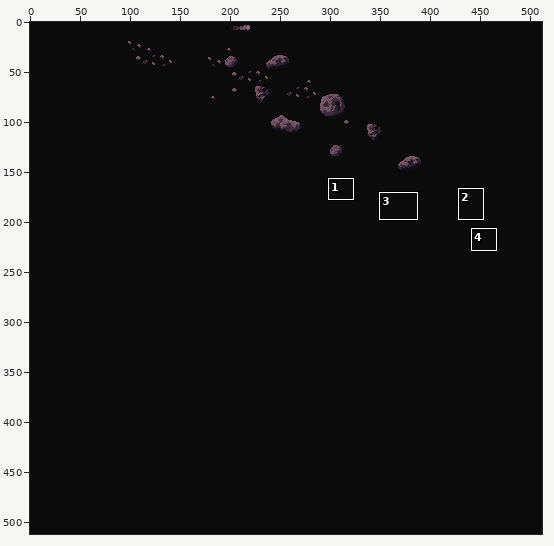
Two versions of one pixel-art file, games/Phaser-Snake-Game/public/assets/sprites/background02_2.aseprite. The picture above shows the old version from afar; the outline marks the close-up.
Close-up. First the earlier version:
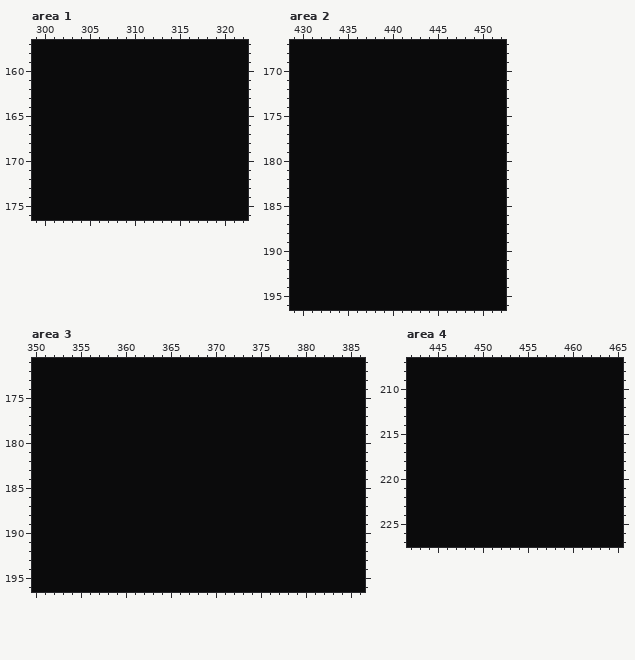
512x512 pixels, 1 frame. Shown: area 1: x 299..322, y 157..176; area 2: x 429..452, y 167..196; area 3: x 350..386, y 171..196; area 4: x 442..465, y 207..227. The commit also changed other parts of the picture, which this record leaves out.
The result:
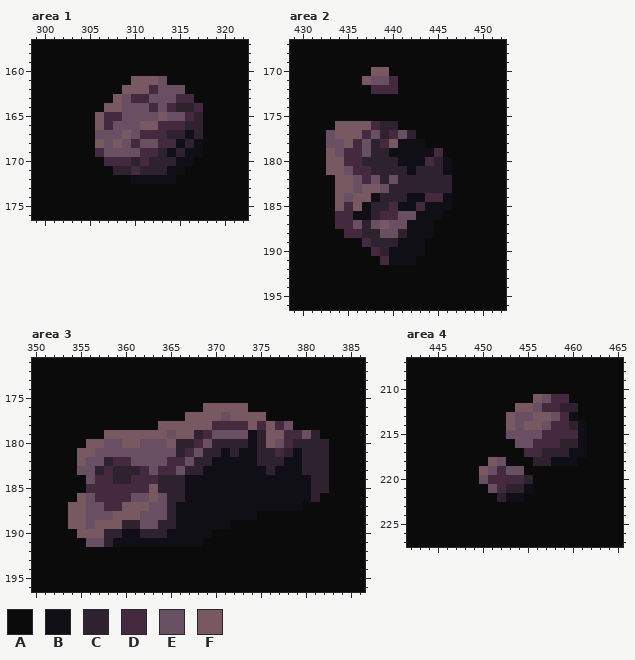
Palette (. is transparent): A #0b0b0c  B #100f15  C #2e222f  D #45293f  E #694f62  F #785962
Change:
--- area 1, layer "asteroids"
@@ x 304..319 @@
 160 AAAAAAAAAAAAAAAA
-161 AAAAAAAAAAAAAAAA
-162 AAAAAAAAAAAAAAAA
-163 AAAAAAAAAAAAAAAA
-164 AAAAAAAAAAAAAAAA
-165 AAAAAAAAAAAAAAAA
-166 AAAAAAAAAAAAAAAA
-167 AAAAAAAAAAAAAAAA
-168 AAAAAAAAAAAAAAAA
-169 AAAAAAAAAAAAAAAA
-170 AAAAAAAAAAAAAAAA
-171 AAAAAAAAAAAAAAAA
-172 AAAAAAAAAAAAAAAA
+161 AAAAAAFFFEAAAAAA
+162 AAAAAFFFDEEEAAAA
+163 AAAAFEDDEEEDDAAA
+164 AAAFFEEEDEDCCDAA
+165 AAFDDEEEEFEEDCAA
+166 AAFDEEEFFDDDCCAA
+167 AAEEEFEDDDCCBCAA
+168 AAFEFEDEEDDBCBAA
+169 AADEEEEDDCBCBBAA
+170 AAADDDCDCCCBBAAA
+171 AAAACCDCCCBBAAAA
+172 AAAAAABBBBBAAAAA
 173 AAAAAAAAAAAAAAAA
--- area 2, layer "asteroids"
@@ x 435..442 @@
 169 AAAAAAAA
-170 AAAAAAAA
-171 AAAAAAAA
-172 AAAAAAAA
+170 AAAFFAAA
+171 AAFEEDAA
+172 AAADDDAA
 173 AAAAAAAA
@@ x 429..452 @@
 175 AAAAAAAAAAAAAAAAAAAAAAAA
-176 AAAAAAAAAAAAAAAAAAAAAAAA
-177 AAAAAAAAAAAAAAAAAAAAAAAA
-178 AAAAAAAAAAAAAAAAAAAAAAAA
-179 AAAAAAAAAAAAAAAAAAAAAAAA
-180 AAAAAAAAAAAAAAAAAAAAAAAA
-181 AAAAAAAAAAAAAAAAAAAAAAAA
-182 AAAAAAAAAAAAAAAAAAAAAAAA
-183 AAAAAAAAAAAAAAAAAAAAAAAA
-184 AAAAAAAAAAAAAAAAAAAAAAAA
-185 AAAAAAAAAAAAAAAAAAAAAAAA
-186 AAAAAAAAAAAAAAAAAAAAAAAA
-187 AAAAAAAAAAAAAAAAAAAAAAAA
-188 AAAAAAAAAAAAAAAAAAAAAAAA
-189 AAAAAAAAAAAAAAAAAAAAAAAA
-190 AAAAAAAAAAAAAAAAAAAAAAAA
-191 AAAAAAAAAAAAAAAAAAAAAAAA
+176 AAAAAFFFFDCCAAAAAAAAAAAA
+177 AAAAEFFFDECDECAAAAAAAAAA
+178 AAAAEEFDECDFBBBAAAAAAAAA
+179 AAAAFEDDECCBBBBBDAAAAAAA
+180 AAAAFFDDCCCCBBBDCBAAAAAA
+181 AAAAFFEDDCCCCBCCCBAAAAAA
+182 AAAAAFFEDECECCCCCCAAAAAA
+183 AAAAAFFEFFECCCCCCCAAAAAA
+184 AAAAAFEFFBCCCBBDDBAAAAAA
+185 AAAAAFDFBCCDBBDBBBAAAAAA
+186 AAAAADDBBCDDEEBBBAAAAAAA
+187 AAAAADDECEFEEBBBAAAAAAAA
+188 AAAAAADDCCEECBBBAAAAAAAA
+189 AAAAAAAADCCCBBBAAAAAAAAA
+190 AAAAAAAAADCBBBBAAAAAAAAA
+191 AAAAAAAAAADBBBAAAAAAAAAA
 192 AAAAAAAAAAAAAAAAAAAAAAAA
--- area 3, layer "asteroids"
@@ x 350..386 @@
 175 AAAAAAAAAAAAAAAAAAAAAAAAAAAAAAAAAAAAA
-176 AAAAAAAAAAAAAAAAAAAAAAAAAAAAAAAAAAAAA
-177 AAAAAAAAAAAAAAAAAAAAAAAAAAAAAAAAAAAAA
-178 AAAAAAAAAAAAAAAAAAAAAAAAAAAAAAAAAAAAA
-179 AAAAAAAAAAAAAAAAAAAAAAAAAAAAAAAAAAAAA
-180 AAAAAAAAAAAAAAAAAAAAAAAAAAAAAAAAAAAAA
-181 AAAAAAAAAAAAAAAAAAAAAAAAAAAAAAAAAAAAA
-182 AAAAAAAAAAAAAAAAAAAAAAAAAAAAAAAAAAAAA
-183 AAAAAAAAAAAAAAAAAAAAAAAAAAAAAAAAAAAAA
-184 AAAAAAAAAAAAAAAAAAAAAAAAAAAAAAAAAAAAA
-185 AAAAAAAAAAAAAAAAAAAAAAAAAAAAAAAAAAAAA
-186 AAAAAAAAAAAAAAAAAAAAAAAAAAAAAAAAAAAAA
-187 AAAAAAAAAAAAAAAAAAAAAAAAAAAAAAAAAAAAA
-188 AAAAAAAAAAAAAAAAAAAAAAAAAAAAAAAAAAAAA
-189 AAAAAAAAAAAAAAAAAAAAAAAAAAAAAAAAAAAAA
-190 AAAAAAAAAAAAAAAAAAAAAAAAAAAAAAAAAAAAA
-191 AAAAAAAAAAAAAAAAAAAAAAAAAAAAAAAAAAAAA
+176 AAAAAAAAAAAAAAAAAAAFFFFFAAAAAAAAAAAAA
+177 AAAAAAAAAAAAAAAAAFFFFEFFFFAAAAAAAAAAA
+178 AAAAAAAAAAAAAAFFFFFFDDDDFDFDEAAAAAAAA
+179 AAAAAAAAFFFFFFFEFFCDEEEEBCFFDDECAAAAA
+180 AAAAAAFFEEFFEEEFCCDECCCCBCFEDCCCCAAAA
+181 AAAAAFFEEEEEEEEECDECCBCBBCCDCBCCCAAAA
+182 AAAAAFEECDDEEEEDDECCBBBBBCCCBBCCCAAAA
+183 AAAAAEECDCCCDEDDECCBBBBBBBCBBBCCCAAAA
+184 AAAAAAEDDCCDDDCCCBBBBBBBBBBBBBBCCAAAA
+185 AAAAAADDDDDDDFCCCBBBBBBBBBBBBBBCCAAAA
+186 AAAAAFEDDDDEEFECCBBBBBBBBBBBBBBCAAAAA
+187 AAAAFFEEDDFFFEECBBBBBBBBBBBBBBAAAAAAA
+188 AAAAFFEEEFFFEEECBBBBBBBBBAAAAAAAAAAAA
+189 AAAAFFEFFFCCEECCBBBBBBAAAAAAAAAAAAAAA
+190 AAAAAFFFCCBBCCCBBBBBAAAAAAAAAAAAAAAAA
+191 AAAAAAEECBBBBBBBBBBAAAAAAAAAAAAAAAAAA
 192 AAAAAAAAAAAAAAAAAAAAAAAAAAAAAAAAAAAAA
--- area 4, layer "asteroids"
@@ x 448..463 @@
 210 AAAAAAAAAAAAAAAA
-211 AAAAAAAAAAAAAAAA
-212 AAAAAAAAAAAAAAAA
-213 AAAAAAAAAAAAAAAA
-214 AAAAAAAAAAAAAAAA
-215 AAAAAAAAAAAAAAAA
-216 AAAAAAAAAAAAAAAA
-217 AAAAAAAAAAAAAAAA
-218 AAAAAAAAAAAAAAAA
-219 AAAAAAAAAAAAAAAA
-220 AAAAAAAAAAAAAAAA
-221 AAAAAAAAAAAAAAAA
-222 AAAAAAAAAAAAAAAA
+211 AAAAAAAAFEDDAAAA
+212 AAAAAAFFEDDCCAAA
+213 AAAAAFEEFFEDBAAA
+214 AAAAAFEFFEDDCBAA
+215 AAAAAEEEEDDDDBAA
+216 AAAAAAEEDDDCCBAA
+217 AAAAAAADDCCCBBAA
+218 AAAFEAAACCBBBAAA
+219 AAFEDEEAAAAAAAAA
+220 AAEDDDDCAAAAAAAA
+221 AAAEDCCBAAAAAAAA
+222 AAAACBBAAAAAAAAA
 223 AAAAAAAAAAAAAAAA
Boxes around the changes in both close-ups, in picture pixels (x1, y1, x2, y2):
changed: (95, 76, 203, 184)
changed: (362, 67, 398, 94)
changed: (326, 121, 452, 265)
changed: (68, 403, 329, 547)
changed: (479, 394, 587, 502)
